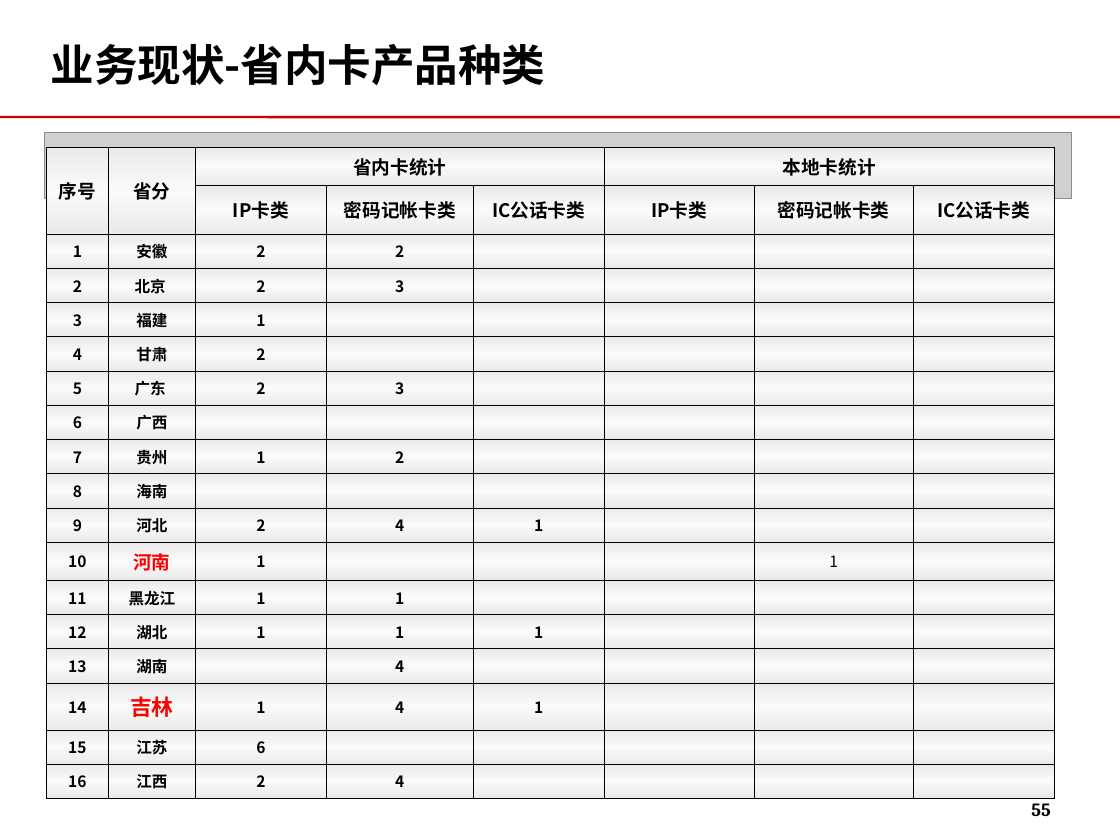
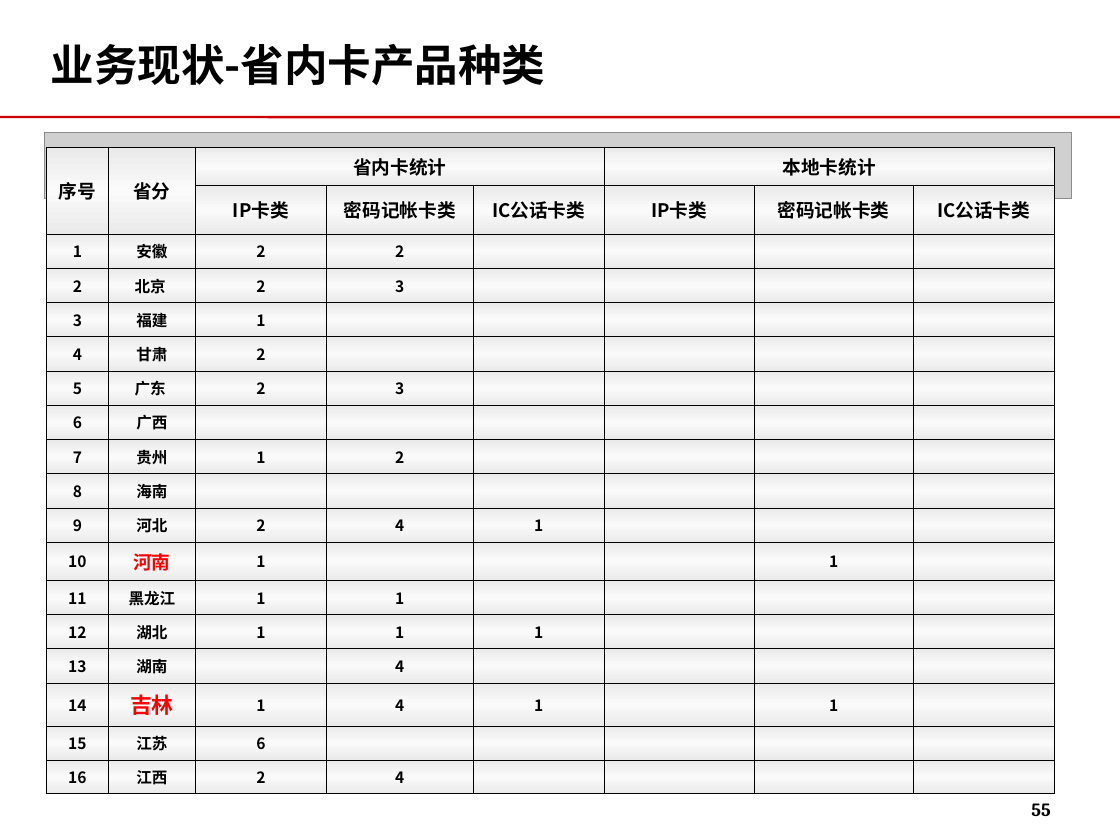
Before and after one commit to momo1101/unicardsrch, a slide deck: slide 55 of 软课题文本/软课题-中国联通电信卡业务及策略研究.ppt. Drawn at 1120x840 pixels with LibreOffice and Linux fonts; fonts in the diff are those of the drawing; grey boxes stand for pictures; background and template pictures are left out. Boxes give left, top, right and bottom in pixels: in the first picture for what was removed or moved away, otherwise in the second. Text is boxed around its words. In the diff, an @@ line names an element or a change of style, - is before the commit and + after.

```diff
--- a/软课题文本/软课题-中国联通电信卡业务及策略研究.ppt
+++ b/软课题文本/软课题-中国联通电信卡业务及策略研究.ppt
@@ table at <box>46,147,1054,789</box> @@
-row 16, column 7: 
+row 16, column 7: 1
@@ bold on in "1" @@
```
Also in this commit, not shown: 1 other slide changed.
